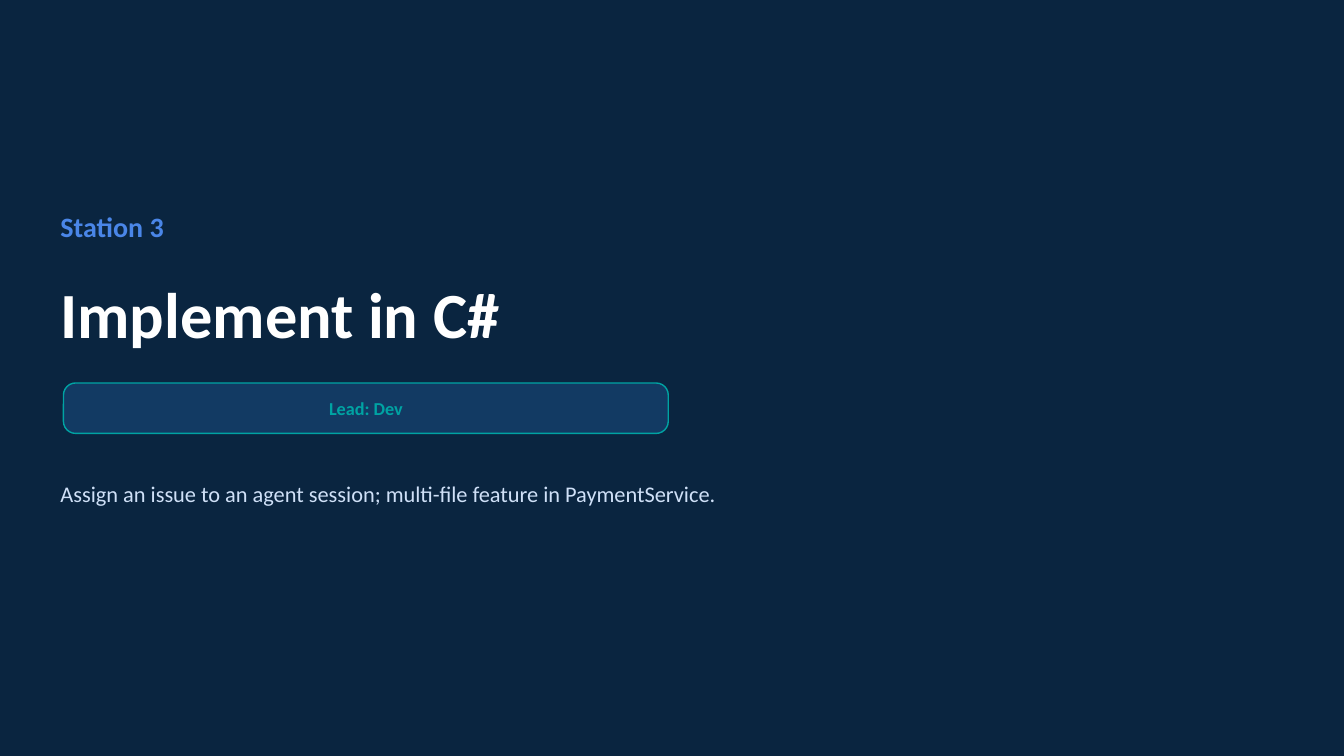
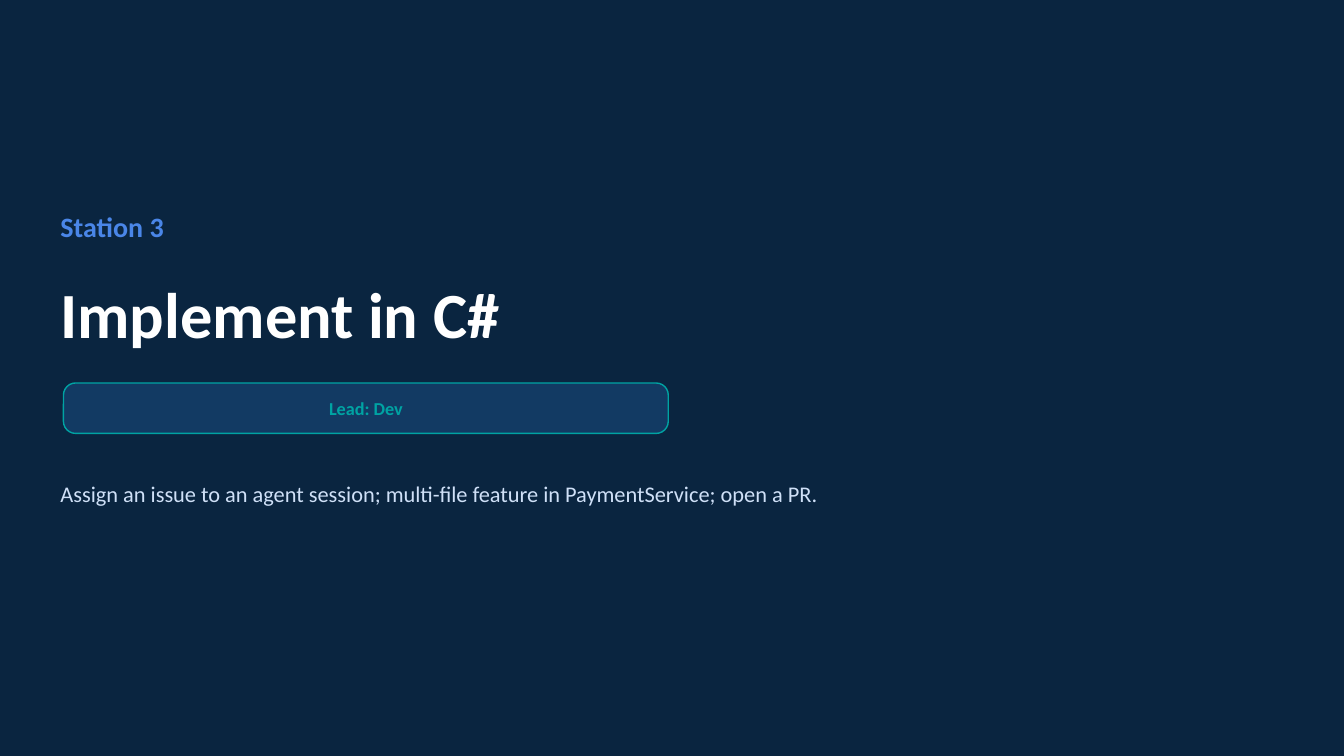
Before and after one commit to amilos/agentic-coding-101, a slide deck: slide 18 of slides/agentic-coding-101.pptx. Drawn at 1344x756 pixels with LibreOffice and Linux fonts; fonts in the diff are those of the drawing. Boxes give left, top, right and bottom in pixels: in the first picture for what was removed or moved away, otherwise in the second. Text is boxed around its words. In the diff, an @@ line names an element or a change of style, - is before the commit and + after.

```diff
--- a/slides/agentic-coding-101.pptx
+++ b/slides/agentic-coding-101.pptx
@@ text at box(60, 486, 817, 506): text changed @@
-Assign an issue to an agent session; multi-file feature in PaymentService.
+Assign an issue to an agent session; multi-file feature in PaymentService; open a PR.
```
Also in this commit, not shown: 6 other slides changed, 14 other files.
